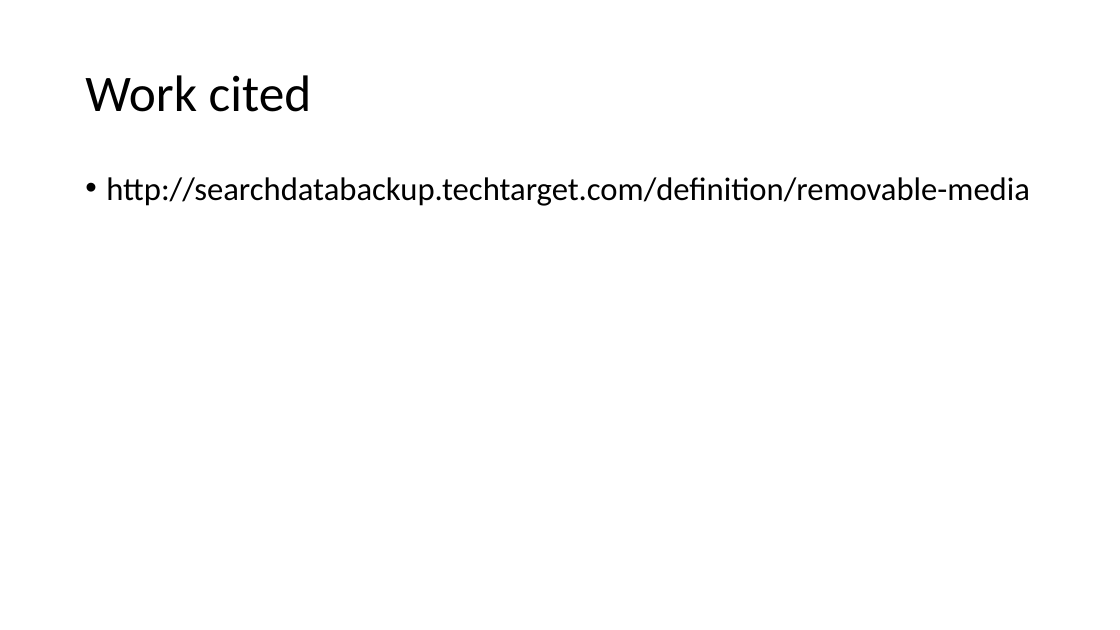
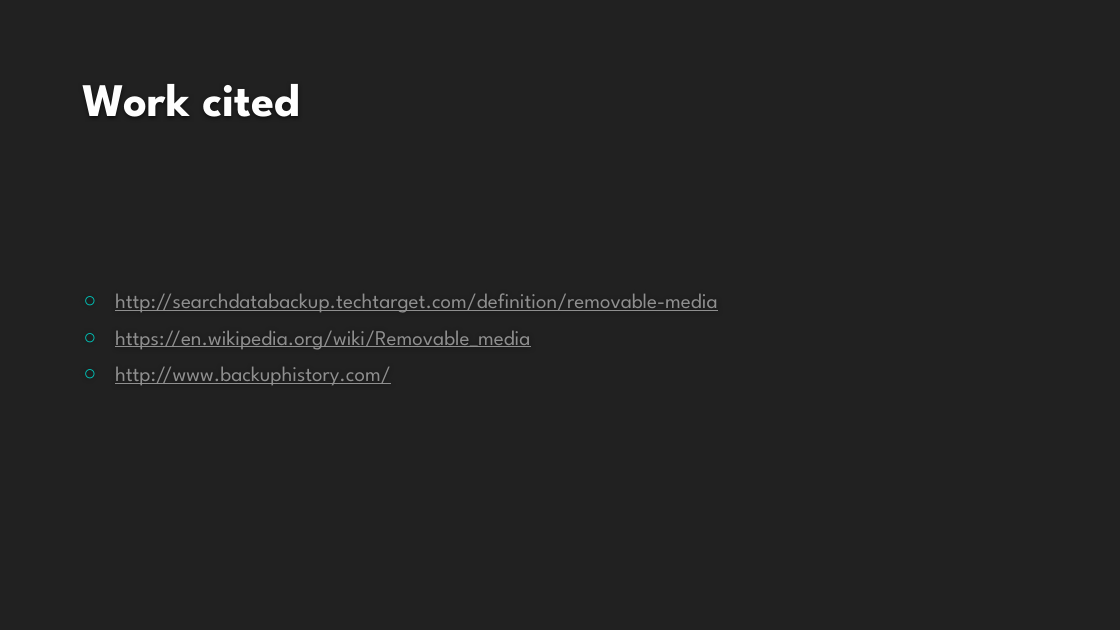
Before and after one commit to jmclean15/ICS3U0-SW, a slide deck: slide 7 of Model A work/Model.A4 Removable Media.pptx (slide 5 before the commit). Drawn at 1120x630 pixels with LibreOffice and Linux fonts; fonts in the diff are those of the drawing; background and template pictures are left out. Boxes give left, top, right and bottom in pixels: in the first picture for what was removed or moved away, otherwise in the second. Text is boxed around its words. In the diff, an @@ line names an element or a change of style, - is before the commit and + after.

```diff
--- a/Model A work/Model.A4 Removable Media.pptx
+++ b/Model A work/Model.A4 Removable Media.pptx
@@ background #FFFFFF to #212121 @@
@@ title "Work cited": place and size @@
-title "Work cited" at <box>85,75,312,112</box>
+title "Work cited" at <box>83,84,300,117</box>
@@ title "Work cited" at <box>83,84,300,117</box>: size 44 to 40 pt, font Calibri to League Spartan, text colour #000000 to #FEFEFE, bold on; line spacing 0.9 to 1; vertical alignment middle to bottom @@
@@ text "http://searchdatabackup.techtarget.com/definition/removable- ...": place and size @@
-text "http://searchdatabackup.techtarget.com/definition/removable- ..." at <box>106,177,1030,206</box>
+text "http://searchdatabackup.techtarget.com/definition/removable- ..." at <box>115,293,718,385</box>
@@ text "http://searchdatabackup.techtarget.com/definition/removable- ..." at <box>115,293,718,385</box>: vertical alignment top to middle @@
@@ text at <box>115,293,718,313</box>: size 28 to 18 pt, font Calibri to League Spartan, text colour #000000 to #8F8F8F, underline on in "http://searchdatabackup.techtarget.com/definition/removable- ..."; bullet • to ○; line spacing 0.9 to 1 @@
@@ text at <box>115,330,530,385</box>: paragraphs added @@
+○ https://en.wikipedia.org/wiki/Removable_media
+○ http://www.backuphistory.com/
```
Also in this commit, not shown: 3 other slides changed, 3 slides added, 1 slide removed.
